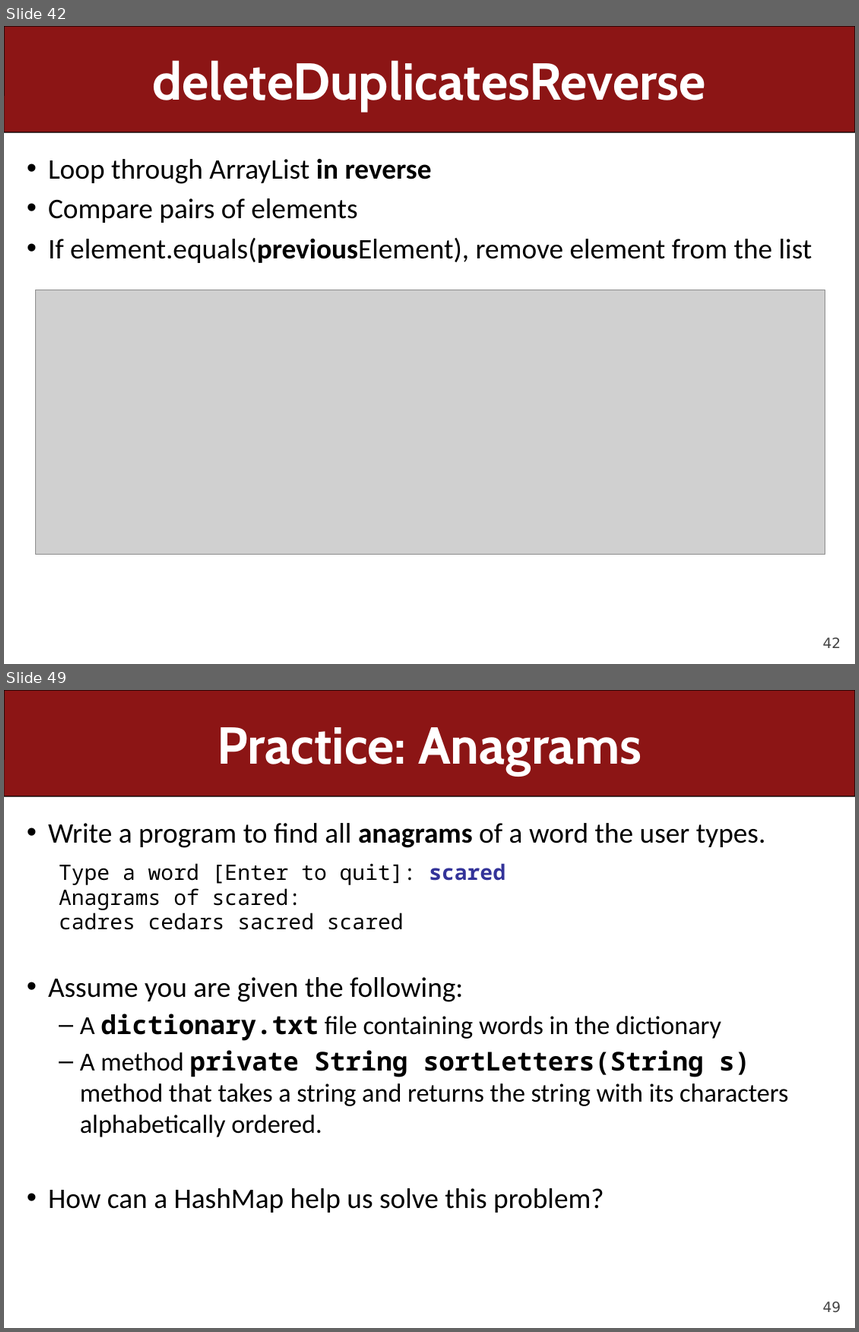
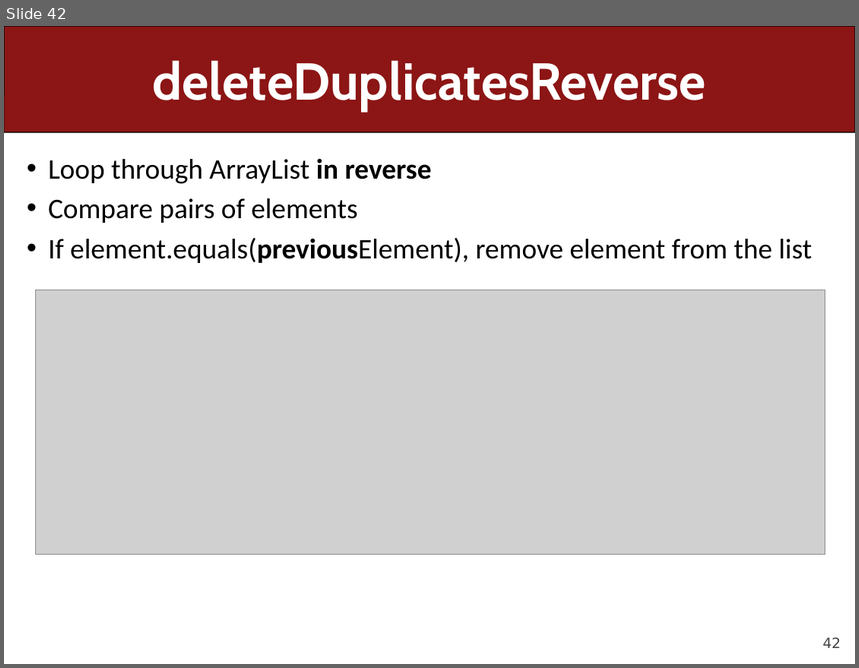
Before and after one commit to ckincaid17/cs106a-summer-2018, a slide deck: WWW/lectures/Lecture27/Lecture27.pptx. Shown one above the other, each under a label of ours: slides 42 and 49 before the commit, slide 42 after it; the slides between them are not shown. The pictures are 859x1332 and 859x668 pixels, drawn with LibreOffice and Linux fonts; fonts in the diff are those of the drawing; grey boxes stand for pictures. Boxes give left, top, right and bottom in pixels: in the first picture for what was removed or moved away, otherwise in the second. Text is boxed around its words. In the diff, an @@ line names an element or a change of style, - is before the commit and + after.

```diff
--- a/WWW/lectures/Lecture27/Lecture27.pptx
+++ b/WWW/lectures/Lecture27/Lecture27.pptx
@@ slide 49 removed at <box>4,690,855,1328</box>, background #FFFFFF; not listed: 2 template elements that a slide beside it also shows @@
@@ title removed at <box>217,727,642,775</box> @@
-Practice: Anagrams
@@ text removed at <box>48,823,788,1213</box> @@
-• Write a program to find all anagrams of a word the user types.
-  Type a word [Enter to quit]: scared
-  Anagrams of scared:
-  cadres cedars sacred scared
-• Assume you are given the following:
-  – A dictionary.txt file containing words in the dictionary
-  – A method private String sortLetters(String s) method that takes a string and returns the string with its characters alphabetically ordered.
-• How can a HashMap help us solve this problem?
```
Also in this commit, not shown: 9 slides changed, 23 other slides removed, 3 other files.
